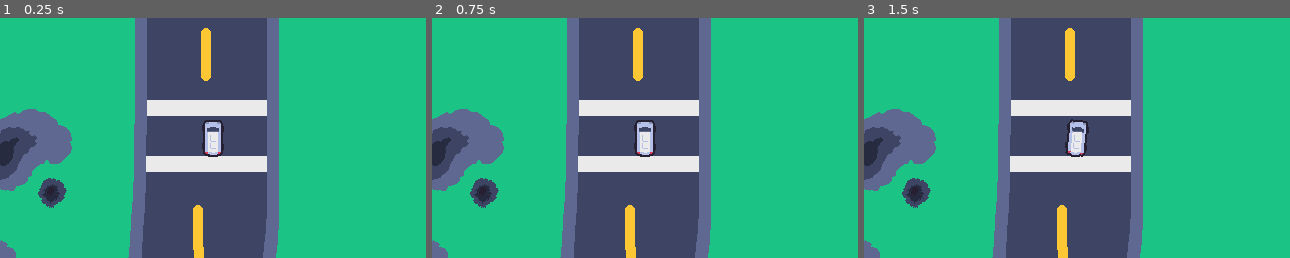
Above: before the commit, frames 1-3 (left to right).
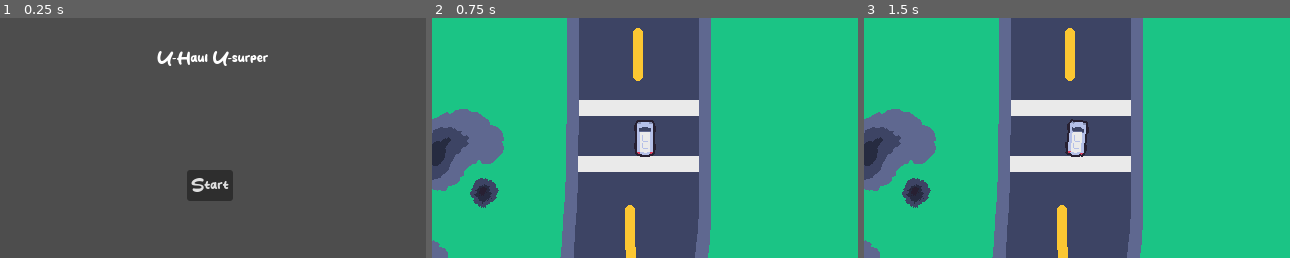
Above: after the commit, the same moments.

Repository: grace125/u-haul_u-surper
Game: Godot game, scene res://src/main_menu/main_menu.tscn
Same seed, same stepped clock (60 frames per second), same inputs: the game is played once before the commit and once after it. Before the commit the project starts from res://src/racetracks/testing_track.tscn.
Inputs (mouse positions are in pixels of both pictures, inside the frame that each line leads up to):
- Up to frame 1 (0.25 s): no input
- Up to frame 2 (0.75 s): click (640, 186) at 0.5 s, where only the run after the commit has a clickable "Start"
- Up to frame 3 (1.5 s): tap Enter at 1.25 s; hold Right (Right) from 1.28 s (still down)

The runs differ from the first frame. In frame 1, 78% of the frame differs, in the area x 0-100%, y 0-100%; in frame 2, nothing differs; in frame 3, nothing differs.

Commit message:
Add Daisy secret. Also add simple main screne

Diff:
--- a/project.godot
+++ b/project.godot
@@ -11,7 +11,7 @@
 [application]
 
 config/name="U-haul U-surper"
-run/main_scene="res://src/racetracks/testing_track.tscn"
+run/main_scene="res://src/main_menu/main_menu.tscn"
 config/features=PackedStringArray("4.0", "GL Compatibility")
 config/icon="res://icon.svg"
 
--- /dev/null
+++ b/src/main_menu/main_menu.gd
@@ -0,0 +1,5 @@
+extends Control
+
+
+func _on_button_pressed():
+	get_tree().change_scene_to_file("res://src/racetracks/testing_track.tscn")
--- /dev/null
+++ b/src/main_menu/main_menu.tscn
@@ -0,0 +1,40 @@
+[gd_scene load_steps=3 format=3 uid="uid://debdwgx0ynrr3"]
+
+[ext_resource type="Script" path="res://src/main_menu/main_menu.gd" id="1_klh8m"]
+[ext_resource type="FontFile" uid="uid://7xetsuk0kuwy" path="res://assets/fonts/CoffeCake.ttf" id="1_xu64a"]
+
+[node name="main_menu" type="Control"]
+layout_mode = 3
+anchors_preset = 15
+anchor_right = 1.0
+anchor_bottom = 1.0
+grow_horizontal = 2
+grow_vertical = 2
+script = ExtResource("1_klh8m")
+
+[node name="Label" type="Label" parent="."]
+layout_mode = 1
+anchors_preset = 8
+anchor_left = 0.5
+anchor_top = 0.5
+anchor_right = 0.5
+anchor_bottom = 0.5
+offset_left = -56.0
+offset_top = -89.0
+offset_right = 56.0
+offset_bottom = -68.0
+grow_horizontal = 2
+grow_vertical = 2
+theme_override_fonts/font = ExtResource("1_xu64a")
+text = "U-Haul U-surper"
+
+[node name="Button" type="Button" parent="."]
+layout_mode = 0
+offset_left = 187.0
+offset_top = 152.0
+offset_right = 233.0
+offset_bottom = 183.0
+theme_override_fonts/font = ExtResource("1_xu64a")
+text = "Start"
+
+[connection signal="pressed" from="Button" to="." method="_on_button_pressed"]
--- a/src/racetracks/testing_track.tscn
+++ b/src/racetracks/testing_track.tscn
@@ -1,8 +1,9 @@
-[gd_scene load_steps=8 format=3 uid="uid://bfodx4j2nphf1"]
+[gd_scene load_steps=9 format=3 uid="uid://bfodx4j2nphf1"]
 
 [ext_resource type="Texture2D" uid="uid://cta3wdvtsrbhn" path="res://assets/racetrack/full_tracks/main_track.png" id="1_p6le8"]
 [ext_resource type="PackedScene" uid="uid://cysr2jfgo5j8w" path="res://src/car/car.tscn" id="2_i4r6x"]
 [ext_resource type="Script" path="res://src/racetracks/river.gd" id="3_x2bix"]
+[ext_resource type="Texture2D" uid="uid://cprs5jpo1t5xg" path="res://assets/racetrack/Daisy.png" id="4_1yenf"]
 
 [sub_resource type="RectangleShape2D" id="RectangleShape2D_r0j0n"]
 size = Vector2(44.0079, 16)
@@ -604,6 +605,10 @@
 position = Vector2(0.43811, -0.164673)
 shape = SubResource("CircleShape2D_3f82p")
 
+[node name="daisy" type="Sprite2D" parent="."]
+position = Vector2(-1199, -1079)
+texture = ExtResource("4_1yenf")
+
 [connection signal="body_entered" from="river/part1" to="river" method="_on_part_1_body_entered"]
 [connection signal="body_entered" from="river/part2" to="river" method="_on_part_2_body_entered"]
 [connection signal="body_entered" from="river/part3" to="river" method="_on_part_3_body_entered"]
Binary file added: assets/fonts/CoffeCake.ttf
Not shown, added: assets/fonts/CoffeCake.ttf.import
Binary file added: assets/racetrack/Daisy.png
Not shown, added: assets/racetrack/Daisy.png.import
